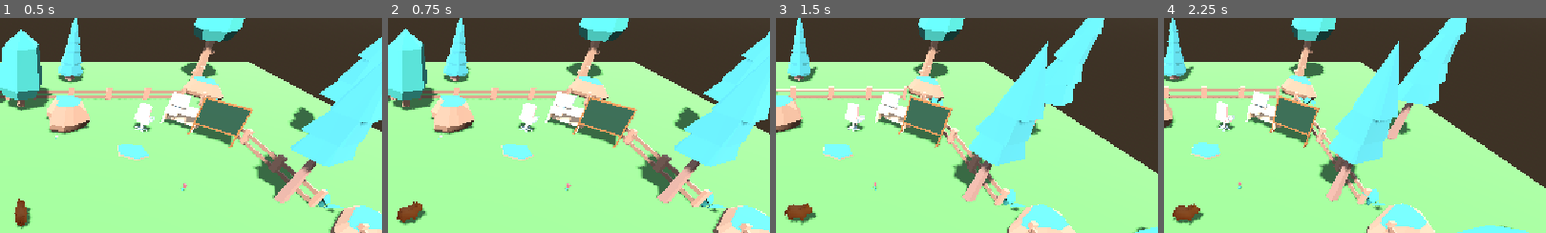
Above: before the commit, frames 1-4 (left to right).
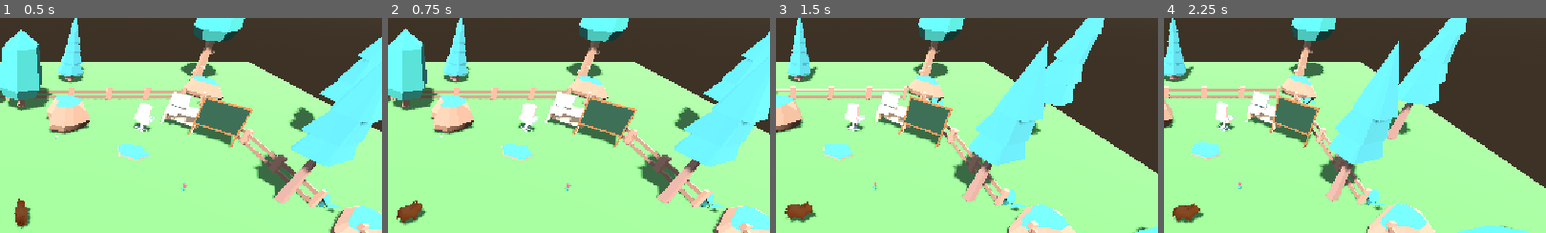
Above: after the commit, the same moments.

Repository: MatheusPatricioo/capivara-ia
Game: Godot game, scene res://scenes/world.tscn
The game is run twice, just before and just after one commit, with the same random seed, the same clock (stepped at 60 frames per second) and the same inputs.
Inputs:
- Up to frame 1 (0.5 s): no input
- Up to frame 2 (0.75 s): tap Enter at 0.5 s; hold D (move_right) from 0.53 s (still down); hold Tab (toggle_control_mode) from 0.53 s (still down)
- Up to frame 3 (1.5 s): release D (move_right) at 1.28 s; release Tab (toggle_control_mode) at 1.28 s; hold S (move_backward) from 1.28 s (still down); tap Tab (toggle_control_mode) at 1.35 s
- Up to frame 4 (2.25 s): release S (move_backward) at 2.03 s; hold D (move_right) from 2.03 s (still down); hold Tab (toggle_control_mode) from 2.03 s (still down)
The pictures show only the part of the screen within x 47-97%, y 3-53%; the shares and areas given below are measured in that part.

Frame 1 is identical in both runs. In frame 2, less than 0.1% of the frame differs, in the area x 2-11%, y 84-96%; in frame 3, 0.1%, in the area x 2-11%, y 85-97%; in frame 4, less than 0.1%.

Commit message:
feat: make the capybara waddle more when walking

Diff:
--- a/world/scripts/capybara_body_animation.gd
+++ b/world/scripts/capybara_body_animation.gd
@@ -12,9 +12,9 @@
 ## Speed at which the walk animation reaches full strength, in m/s.
 @export var full_gait_speed: float = 3.0
 ## How high the body rises on each step, in meters.
-@export var step_bob_height: float = 0.035
+@export var step_bob_height: float = 0.06
 ## Side-to-side roll as the weight moves from one side to the other.
-@export var weight_shift_degrees: float = 4.0
+@export var weight_shift_degrees: float = 7.0
 ## Forward tilt at full speed.
 @export var forward_lean_degrees: float = 6.0
 
